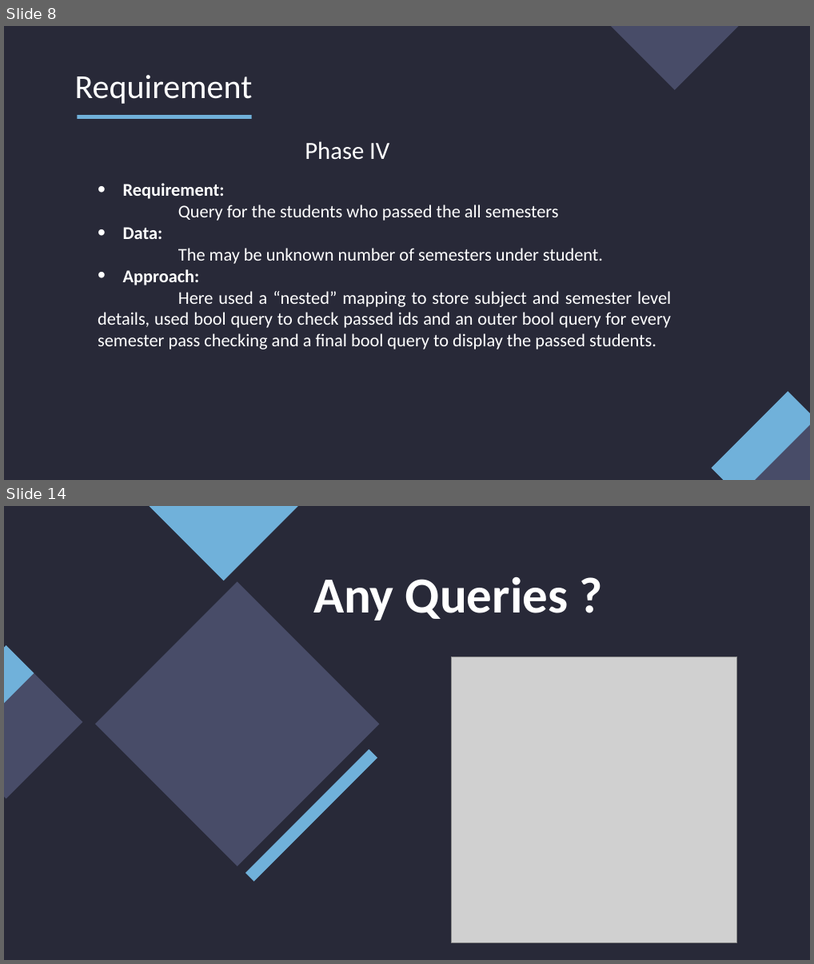
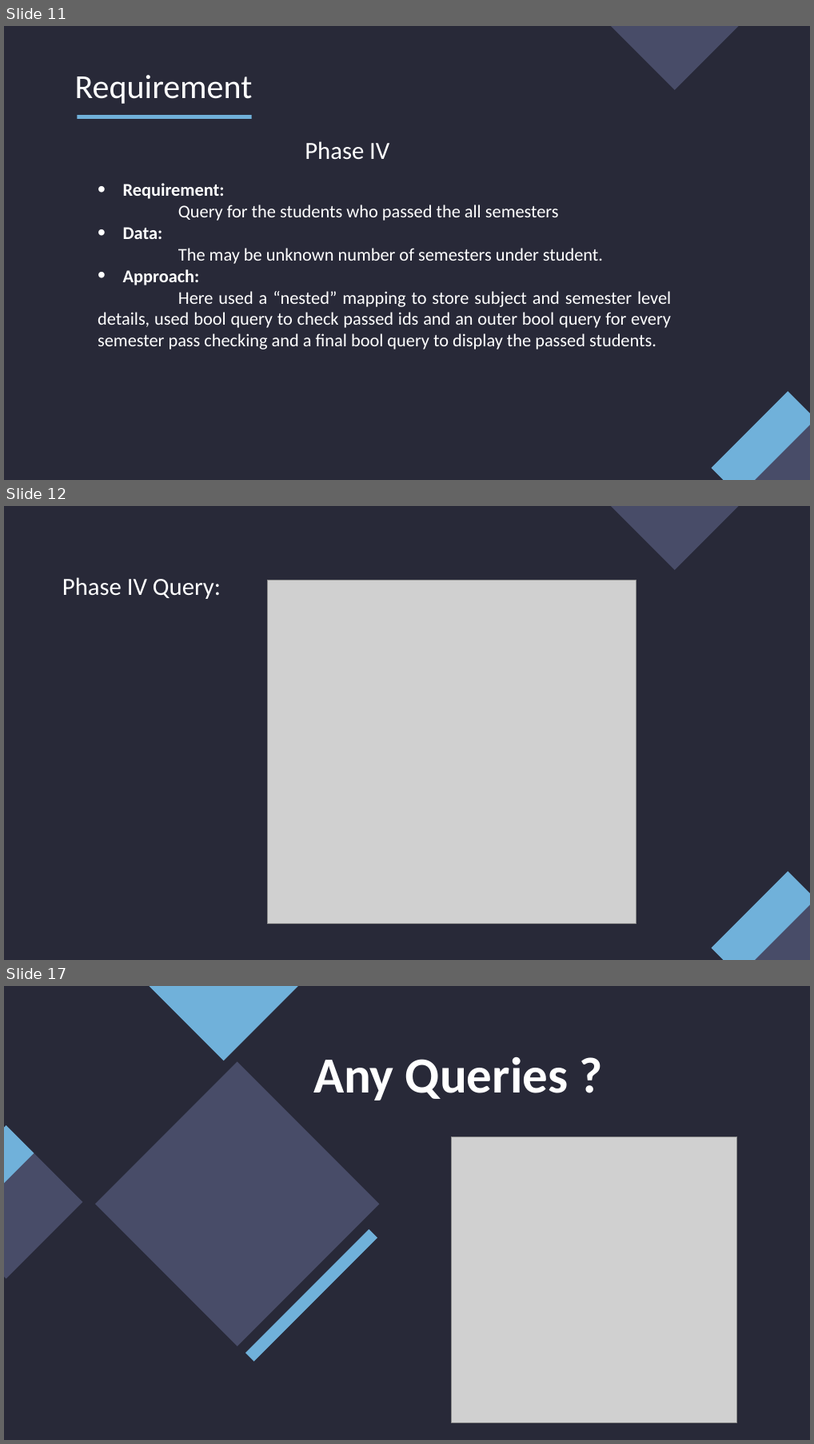
Before and after one commit to mehar-srinivas-chowdari/git-learning, a slide deck: Internship.pptx. Shown one above the other, each under a label of ours: slides 8 and 14 before the commit, slides 11, 12 and 17 after it; the slides between them are not shown. The pictures are 814x964 and 814x1444 pixels, drawn with LibreOffice and Linux fonts; fonts in the diff are those of the drawing; grey boxes stand for pictures. Boxes give left, top, right and bottom in pixels: in the first picture for what was removed or moved away, otherwise in the second. Text is boxed around its words. In the diff, an @@ line names an element or a change of style, - is before the commit and + after.

```diff
--- a/Internship.pptx
+++ b/Internship.pptx
@@ slide 12 added at [4,506,810,960], background #282938; not listed: 3 template elements that a slide beside it also shows @@
@@ subtitle added at [62,577,221,599], 22 pt, text #FFFFFF @@
+Phase IV Query:
@@ picture added at [268,580,636,923] @@
@@ what was slide 8 is now slide 11 @@
@@ what was slide 14 is now slide 17 @@
```
Also in this commit, not shown: 7 slides changed, 4 other slides added.
